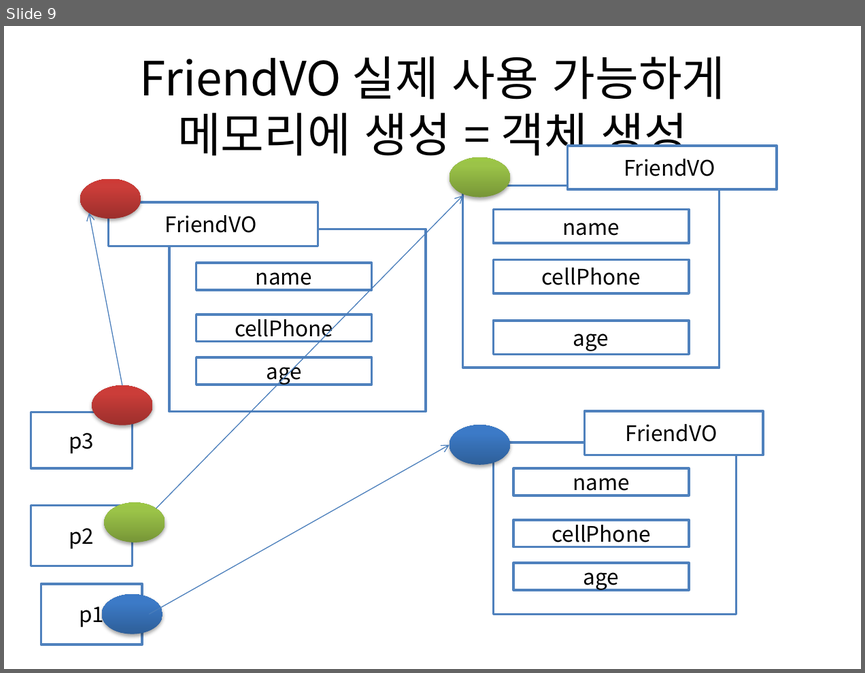
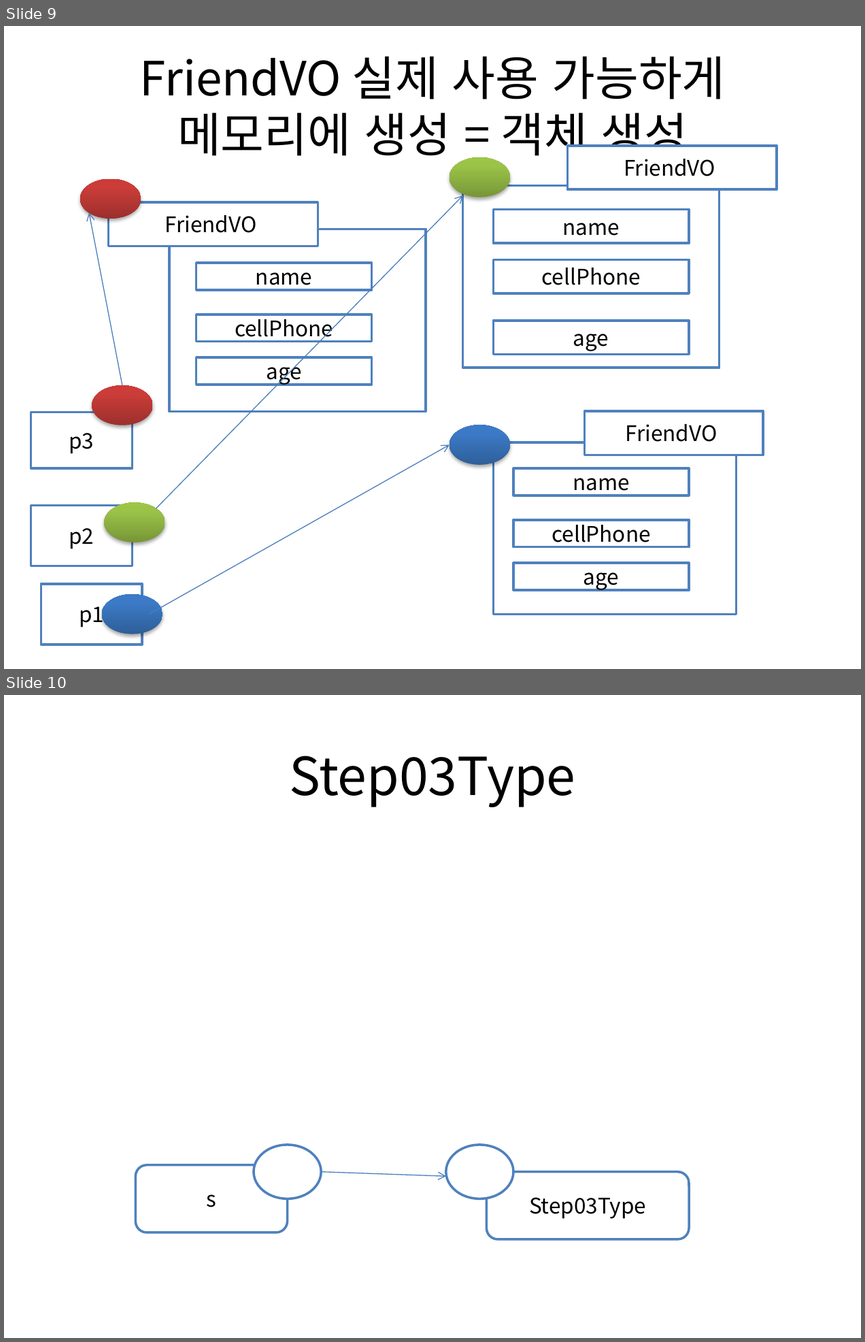
Before and after one commit to hwanginbeom/bigData, a slide deck: 1주차수업중판서내용.pptx. Shown one above the other, each under a label of ours: slide 9 before the commit, slides 9 and 10 after it. The pictures are 865x673 and 865x1342 pixels, drawn with LibreOffice and Linux fonts; fonts in the diff are those of the drawing. Boxes give left, top, right and bottom in pixels: in the first picture for what was removed or moved away, otherwise in the second. Text is boxed around its words. In the diff, an @@ line names an element or a change of style, - is before the commit and + after.

```diff
--- a/1주차수업중판서내용.pptx
+++ b/1주차수업중판서내용.pptx
@@ slide 10 added at bbox=[4, 695, 861, 1338], background #FFFFFF @@
@@ title added at bbox=[289, 756, 575, 807], 44 pt, text #000000 @@
+Step03Type
@@ ellipse added at bbox=[254, 1145, 321, 1199], fill #FFFFFF, outline #4F81BD 2 pt @@
@@ ellipse added at bbox=[446, 1145, 514, 1199], fill #FFFFFF, outline #4F81BD 2 pt @@
@@ rounded rectangle added at bbox=[136, 1164, 288, 1232], fill #FFFFFF, outline #4F81BD 2 pt, 18 pt, text #000000 @@
+s
@@ arrow added from (321, 1172) to (446, 1176), #4B7EBC 0.75 pt @@
@@ rounded rectangle added at bbox=[486, 1172, 689, 1239], fill #FFFFFF, outline #4F81BD 2 pt, 18 pt, text #000000 @@
+Step03Type
```
Also in this commit, not shown: 1 other slide added, 1 slide removed, 1 other file.
